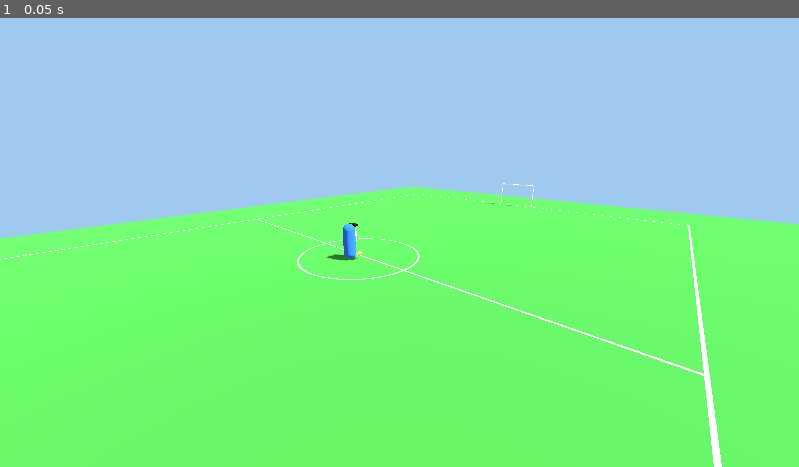
Above: before the commit, frame 1.
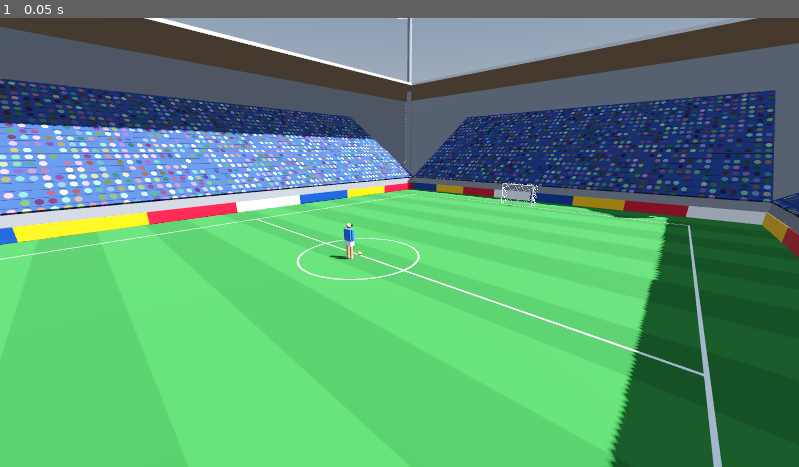
Above: after the commit, the same moment.

Repository: Nachiket115/footyiq
Game: Godot game, scene res://sim/match_world.tscn
The game is run twice, just before and just after one commit, with the same random seed, the same clock (stepped at 60 frames per second) and the same inputs.
Inputs:
- Up to frame 1 (0.05 s): no input

The runs differ from the first frame. In frame 1, 86% of the frame differs, in the area x 0-100%, y 0-100%.

Commit message:
feat(sim): add stadium, sky lighting, striped grass, nets and blocky players

Diff:
--- a/config/tuning.json
+++ b/config/tuning.json
@@ -39,23 +39,63 @@
 		"loft_angle_deg": 20.0
 	},
 	"visual": {
-		"pitch_color": "#3a8f3a",
-		"pitch_margin": 6.0,
+		"pitch_color": "#2c7a2e",
+		"pitch_color_alt": "#246b27",
+		"mow_stripe_width": 2.5,
+		"pitch_margin": 30.0,
 		"line_color": "#f2f2f2",
 		"line_width": 0.1,
 		"line_height": 0.01,
 		"centre_circle_radius": 3.0,
 		"goal_color": "#ffffff",
+		"net_depth": 1.2,
+		"net_spacing": 0.12,
 		"ball_color": "#fff34d",
 		"team_colors": ["#2f6fde", "#d93a3a"],
 		"stripe_color": "#ffffff",
-		"stripe_size": [0.3, 0.5, 0.08],
-		"stripe_height": 1.1,
+		"stripe_size": [0.26, 0.3, 0.03],
 		"visor_color": "#111111",
-		"visor_size": [0.4, 0.1, 0.2],
-		"sky_color": "#9fc9ee",
-		"ambient_energy": 0.6,
-		"sun_angles_deg": [-55.0, 30.0]
+		"visor_size": [0.2, 0.07, 0.1],
+		"body": {
+			"torso_size": [0.46, 0.6, 0.24],
+			"torso_height": 1.2,
+			"shorts_size": [0.44, 0.24, 0.25],
+			"shorts_height": 0.8,
+			"shorts_color": "#f4f4f4",
+			"arm_size": [0.1, 0.55, 0.12],
+			"leg_radius": 0.08,
+			"leg_length": 0.72,
+			"leg_spacing": 0.12,
+			"head_radius": 0.12,
+			"skin_color": "#c98f6b"
+		},
+		"stadium": {
+			"gap": 4.0,
+			"depth": 14.0,
+			"height": 9.0,
+			"base_height": 1.6,
+			"wall_thickness": 0.3,
+			"roof_clearance": 4.0,
+			"roof_cover": 0.75,
+			"seat_color": "#27407a",
+			"seat_width": 0.55,
+			"row_depth": 0.8,
+			"occupancy": 0.85,
+			"concrete_color": "#8d9096",
+			"roof_color": "#d9dde2",
+			"board_height": 0.9,
+			"board_thickness": 0.1,
+			"board_panels": 8,
+			"board_colors": ["#0b3d91", "#f2f2f2", "#c8102e", "#f5b700"],
+			"mast_radius": 0.35,
+			"mast_height": 26.0,
+			"lamp_size": [4.0, 2.5, 0.6],
+			"lamp_color": "#fff6d8"
+		},
+		"ambient_energy": 0.8,
+		"sun_energy": 1.3,
+		"sun_angles_deg": [-55.0, 30.0],
+		"shadow_distance": 120.0
 	},
 	"debug": {
 		"spectator_pos": [-9.0, 5.0, 11.0],
--- a/project.godot
+++ b/project.godot
@@ -9,3 +9,7 @@
 [physics]
 
 common/physics_interpolation=true
+
+[rendering]
+
+anti_aliasing/quality/msaa_3d=2
--- a/sim/ball.gd
+++ b/sim/ball.gd
@@ -1,11 +1,8 @@
 extends MeshInstance3D
+
+const Meshes = preload("res://sim/meshes.gd")
 
 
 func _init(t: Dictionary) -> void:
-	var sphere := SphereMesh.new()
-	sphere.radius = t.ball.radius
-	sphere.height = t.ball.radius * 2.0
-	mesh = sphere
-	var material := StandardMaterial3D.new()
-	material.albedo_color = Color(t.visual.ball_color as String)
-	material_override = material
+	mesh = Meshes.sphere(t.ball.radius)
+	material_override = Meshes.flat(t.visual.ball_color, 0.35)
--- a/sim/match_world.gd
+++ b/sim/match_world.gd
@@ -6,7 +6,8 @@
 const Sim = preload("res://core/sim.gd")
 const InputMapper = preload("res://sim/input_mapper.gd")
 const PitchView = preload("res://sim/pitch_view.gd")
-const BallView = preload("res://sim/ball.gd")
+const StadiumView = preload("res://sim/stadium_view.gd")
+const BallView =preload("res://sim/ball.gd")
 const PlayerBody = preload("res://sim/player_body.gd")
 
 const TEMP_KICK_POWER := 0.5
@@ -38,6 +39,7 @@
 	state.players.append(player)
 
 	add_child(PitchView.new(state.pitch, t))
+	add_child(StadiumView.new(state.pitch, t))
 	ball_view = BallView.new(t)
 	add_child(ball_view)
 	for p in state.players:
--- /dev/null
+++ b/sim/meshes.gd
@@ -0,0 +1,56 @@
+extends RefCounted
+
+
+static func flat(color: String, roughness := 0.8) -> StandardMaterial3D:
+	var material := StandardMaterial3D.new()
+	material.albedo_color = Color(color)
+	material.roughness = roughness
+	return material
+
+
+static func shader(code: Shader, params: Dictionary) -> ShaderMaterial:
+	var material := ShaderMaterial.new()
+	material.shader = code
+	for key: String in params:
+		material.set_shader_parameter(key, params[key])
+	return material
+
+
+static func add(parent: Node3D, mesh: Mesh, material: Material, pos: Vector3) -> MeshInstance3D:
+	var instance := MeshInstance3D.new()
+	instance.mesh = mesh
+	instance.material_override = material
+	instance.position = pos
+	parent.add_child(instance)
+	return instance
+
+
+static func box(size: Vector3) -> BoxMesh:
+	var mesh := BoxMesh.new()
+	mesh.size = size
+	return mesh
+
+
+static func cylinder(radius: float, height: float) -> CylinderMesh:
+	var mesh := CylinderMesh.new()
+	mesh.top_radius = radius
+	mesh.bottom_radius = radius
+	mesh.height = height
+	return mesh
+
+
+static func sphere(radius: float) -> SphereMesh:
+	var mesh := SphereMesh.new()
+	mesh.radius = radius
+	mesh.height = radius * 2.0
+	return mesh
+
+
+static func quad(size: Vector2) -> QuadMesh:
+	var mesh := QuadMesh.new()
+	mesh.size = size
+	return mesh
+
+
+static func vec3(values: Array) -> Vector3:
+	return Vector3(values[0], values[1], values[2])
--- a/sim/pitch_view.gd
+++ b/sim/pitch_view.gd
@@ -1,4 +1,8 @@
 extends Node3D
+
+const Meshes = preload("res://sim/meshes.gd")
+const GRASS_SHADER = preload("res://sim/shaders/grass.gdshader")
+const NET_SHADER = preload("res://sim/shaders/net.gdshader")
 
 
 func _init(pitch: Dictionary, t: Dictionary) -> void:
@@ -7,68 +11,76 @@
 	var width: float = pitch.width
 	var line_w: float = v.line_width
 	var line_h: float = v.line_height
-	var line_color := Color(v.line_color as String)
+	var line := Meshes.flat(v.line_color)
 
 	var ground := PlaneMesh.new()
 	ground.size = Vector2(length + v.pitch_margin * 2.0, width + v.pitch_margin * 2.0)
-	_add(ground, Color(v.pitch_color as String), Vector3.ZERO)
+	var grass := Meshes.shader(GRASS_SHADER, {
+		"color_a": Color(v.pitch_color as String),
+		"color_b": Color(v.pitch_color_alt as String),
+		"stripe_width": v.mow_stripe_width,
+	})
+	Meshes.add(self, ground, grass, Vector3.ZERO)
 
 	for side in [-1.0, 1.0]:
-		_add(_box(Vector3(length + line_w, line_h, line_w)), line_color, Vector3(0.0, line_h * 0.5, side * width * 0.5))
-		_add(_box(Vector3(line_w, line_h, width + line_w)), line_color, Vector3(side * length * 0.5, line_h * 0.5, 0.0))
-	_add(_box(Vector3(line_w, line_h, width)), line_color, Vector3(0.0, line_h * 0.5, 0.0))
+		Meshes.add(self, Meshes.box(Vector3(length + line_w, line_h, line_w)), line, Vector3(0.0, line_h * 0.5, side * width * 0.5))
+		Meshes.add(self, Meshes.box(Vector3(line_w, line_h, width + line_w)), line, Vector3(side * length * 0.5, line_h * 0.5, 0.0))
+	Meshes.add(self, Meshes.box(Vector3(line_w, line_h, width)), line, Vector3(0.0, line_h * 0.5, 0.0))
 
 	var circle := TorusMesh.new()
 	circle.inner_radius = v.centre_circle_radius - line_w * 0.5
 	circle.outer_radius = v.centre_circle_radius + line_w * 0.5
-	_add(circle, line_color, Vector3(0.0, line_h * 0.5, 0.0)).scale.y = line_h / line_w
+	Meshes.add(self, circle, line, Vector3(0.0, line_h * 0.5, 0.0)).scale.y = line_h / line_w
 
 	var goal_w: float = pitch.get("goal_width", 0.0)
 	if goal_w > 0.0:
-		var goal_color := Color(v.goal_color as String)
-		var goal_h: float = t.goal.height
 		for side in [-1.0, 1.0]:
-			var goal_x: float = side * length * 0.5
-			for post_side in [-1.0, 1.0]:
-				_add(_cylinder(t.goal.post_radius, goal_h), goal_color, Vector3(goal_x, goal_h * 0.5, post_side * goal_w * 0.5))
-			_add(_cylinder(t.goal.post_radius, goal_w), goal_color, Vector3(goal_x, goal_h, 0.0)).rotation.x = PI * 0.5
+			_add_goal(side, side * length * 0.5, goal_w, t)
+	_add_lighting(v)
 
+
+func _add_goal(side: float, goal_x: float, goal_w: float, t: Dictionary) -> void:
+	var v: Dictionary = t.visual
+	var goal_h: float = t.goal.height
+	var radius: float = t.goal.post_radius
+	var depth: float = v.net_depth
+	var frame := Meshes.flat(v.goal_color, 0.4)
+	for post_side in [-1.0, 1.0]:
+		Meshes.add(self, Meshes.cylinder(radius, goal_h), frame, Vector3(goal_x, goal_h * 0.5, post_side * goal_w * 0.5))
+	Meshes.add(self, Meshes.cylinder(radius, goal_w), frame, Vector3(goal_x, goal_h, 0.0)).rotation.x = PI * 0.5
+
+	var net := Meshes.shader(NET_SHADER, {"color": Color(v.goal_color as String)})
+	var mid_x := goal_x + side * depth * 0.5
+	_add_net(Vector2(goal_w, goal_h), net, Vector3(goal_x + side * depth, goal_h * 0.5, 0.0), v).rotation.y = PI * 0.5
+	_add_net(Vector2(depth, goal_w), net, Vector3(mid_x, goal_h, 0.0), v).rotation.x = -PI * 0.5
+	for net_side in [-1.0, 1.0]:
+		_add_net(Vector2(depth, goal_h), net, Vector3(mid_x, goal_h * 0.5, net_side * goal_w * 0.5), v)
+
+
+func _add_net(size: Vector2, material: Material, pos: Vector3, v: Dictionary) -> MeshInstance3D:
+	var panel := Meshes.add(self, Meshes.quad(size), material, pos)
+	panel.set_instance_shader_parameter("cells", size / v.net_spacing)
+	panel.cast_shadow = GeometryInstance3D.SHADOW_CASTING_SETTING_OFF
+	return panel
+
+
+func _add_lighting(v: Dictionary) -> void:
+	var sky := Sky.new()
+	sky.sky_material = ProceduralSkyMaterial.new()
 	var env := Environment.new()
-	env.background_mode = Environment.BG_COLOR
-	env.background_color = Color(v.sky_color as String)
-	env.ambient_light_source = Environment.AMBIENT_SOURCE_COLOR
-	env.ambient_light_color = Color.WHITE
+	env.background_mode = Environment.BG_SKY
+	env.sky = sky
+	env.ambient_light_source = Environment.AMBIENT_SOURCE_SKY
 	env.ambient_light_energy = v.ambient_energy
+	env.tonemap_mode = Environment.TONE_MAPPER_FILMIC
+	env.ssao_enabled = true
 	var world_env := WorldEnvironment.new()
 	world_env.environment = env
 	add_child(world_env)
 
 	var sun := DirectionalLight3D.new()
 	sun.rotation_degrees = Vector3(v.sun_angles_deg[0], v.sun_angles_deg[1], 0.0)
+	sun.light_energy = v.sun_energy
 	sun.shadow_enabled = true
+	sun.directional_shadow_max_distance = v.shadow_distance
 	add_child(sun)
-
-
-func _add(mesh: Mesh, color: Color, pos: Vector3) -> MeshInstance3D:
-	var material := StandardMaterial3D.new()
-	material.albedo_color = color
-	var instance := MeshInstance3D.new()
-	instance.mesh = mesh
-	instance.material_override = material
-	instance.position = pos
-	add_child(instance)
-	return instance
-
-
-func _box(size: Vector3) -> BoxMesh:
-	var box := BoxMesh.new()
-	box.size = size
-	return box
-
-
-func _cylinder(radius: float, height: float) -> CylinderMesh:
-	var cylinder := CylinderMesh.new()
-	cylinder.top_radius = radius
-	cylinder.bottom_radius = radius
-	cylinder.height = height
-	return cylinder
--- a/sim/player_body.gd
+++ b/sim/player_body.gd
@@ -1,40 +1,34 @@
 extends Node3D
 
 const WorldState = preload("res://core/world_state.gd")
+const Meshes = preload("res://sim/meshes.gd")
 
 var head := Node3D.new()
 
 
 func _init(player: WorldState.PlayerState, t: Dictionary) -> void:
 	var v: Dictionary = t.visual
-	var p: Dictionary = t.player
-	var capsule := CapsuleMesh.new()
-	capsule.radius = p.radius
-	capsule.height = p.height
-	_add(self, capsule, v.team_colors[player.team], Vector3(0.0, p.height * 0.5, 0.0))
-	_add(self, _box(v.stripe_size), v.stripe_color, Vector3(0.0, v.stripe_height, -p.radius))
-	head.position.y = p.eye_height
+	var b: Dictionary = v.body
+	var shirt := Meshes.flat(v.team_colors[player.team])
+	var shorts := Meshes.flat(b.shorts_color)
+	var skin := Meshes.flat(b.skin_color)
+	var torso := Meshes.vec3(b.torso_size)
+	var arm := Meshes.vec3(b.arm_size)
+
+	Meshes.add(self, Meshes.box(torso), shirt, Vector3(0.0, b.torso_height, 0.0))
+	Meshes.add(self, Meshes.box(Meshes.vec3(b.shorts_size)), shorts, Vector3(0.0, b.shorts_height, 0.0))
+	Meshes.add(self, Meshes.box(Meshes.vec3(v.stripe_size)), Meshes.flat(v.stripe_color), Vector3(0.0, b.torso_height, -torso.z * 0.5))
+	for side in [-1.0, 1.0]:
+		Meshes.add(self, Meshes.cylinder(b.leg_radius, b.leg_length), skin, Vector3(side * b.leg_spacing, b.leg_length * 0.5, 0.0))
+		Meshes.add(self, Meshes.box(arm), shirt, Vector3(side * (torso.x + arm.x) * 0.5, b.torso_height + (torso.y - arm.y) * 0.5, 0.0))
+
+	head.position.y = t.player.eye_height
 	add_child(head)
-	_add(head, _box(v.visor_size), v.visor_color, Vector3(0.0, 0.0, -p.radius))
+	Meshes.add(head, Meshes.sphere(b.head_radius), skin, Vector3.ZERO)
+	Meshes.add(head, Meshes.box(Meshes.vec3(v.visor_size)), Meshes.flat(v.visor_color, 0.2), Vector3(0.0, 0.0, -b.head_radius))
 
 
 func sync(player: WorldState.PlayerState) -> void:
 	position = Vector3(player.pos.x, 0.0, player.pos.y)
 	rotation.y = -player.body_yaw - PI * 0.5
 	head.rotation = Vector3(player.head_pitch, -player.head_yaw, 0.0)
-
-
-func _add(parent: Node3D, mesh: Mesh, color: String, pos: Vector3) -> void:
-	var material := StandardMaterial3D.new()
-	material.albedo_color = Color(color)
-	var instance := MeshInstance3D.new()
-	instance.mesh = mesh
-	instance.material_override = material
-	instance.position = pos
-	parent.add_child(instance)
-
-
-func _box(size: Array) -> BoxMesh:
-	var box := BoxMesh.new()
-	box.size = Vector3(size[0], size[1], size[2])
-	return box
--- /dev/null
+++ b/sim/shaders/crowd.gdshader
@@ -0,0 +1,29 @@
+shader_type spatial;
+
+uniform vec3 seat_color : source_color;
+uniform float seat_width = 0.55;
+uniform float row_depth = 0.8;
+uniform float occupancy = 0.85;
+
+varying vec3 local_pos;
+
+float hash(vec2 p) {
+	return fract(sin(dot(p, vec2(127.1, 311.7))) * 43758.5453);
+}
+
+void vertex() {
+	local_pos = VERTEX;
+}
+
+void fragment() {
+	vec2 grid = vec2(local_pos.x / seat_width, local_pos.z / row_depth);
+	vec2 cell = floor(grid);
+	vec2 f = fract(grid);
+	float seated = step(hash(cell), occupancy);
+	vec3 hue = 0.5 + 0.5 * cos(6.28318 * (hash(cell + 17.0) + vec3(0.0, 0.33, 0.67)));
+	vec3 shirt = mix(vec3(hash(cell + 5.0)), hue, 0.35) * 0.75;
+	float person = 1.0 - smoothstep(0.28, 0.38, length(f - vec2(0.5, 0.55)));
+	float riser = smoothstep(0.0, 0.12, f.y);
+	ALBEDO = mix(seat_color * mix(0.6, 1.0, riser), shirt, seated * person);
+	ROUGHNESS = 0.9;
+}
--- /dev/null
+++ b/sim/shaders/grass.gdshader
@@ -0,0 +1,19 @@
+shader_type spatial;
+
+uniform vec3 color_a : source_color;
+uniform vec3 color_b : source_color;
+uniform float stripe_width = 2.5;
+
+varying vec3 world_pos;
+
+void vertex() {
+	world_pos = (MODEL_MATRIX * vec4(VERTEX, 1.0)).xyz;
+}
+
+void fragment() {
+	float u = world_pos.x / (stripe_width * 2.0);
+	float wave = abs(fract(u) * 2.0 - 1.0);
+	float edge = fwidth(u) * 2.0;
+	ALBEDO = mix(color_a, color_b, smoothstep(0.5 - edge, 0.5 + edge, wave));
+	ROUGHNESS = 0.95;
+}
--- /dev/null
+++ b/sim/shaders/net.gdshader
@@ -0,0 +1,13 @@
+shader_type spatial;
+render_mode cull_disabled;
+
+uniform vec3 color : source_color = vec3(1.0);
+uniform float thickness = 0.12;
+instance uniform vec2 cells = vec2(10.0, 10.0);
+
+void fragment() {
+	vec2 f = fract(UV * cells);
+	ALBEDO = color;
+	ALPHA = max(step(f.x, thickness), step(f.y, thickness));
+	ALPHA_SCISSOR_THRESHOLD = 0.5;
+}
--- /dev/null
+++ b/sim/stadium_view.gd
@@ -0,0 +1,56 @@
+extends Node3D
+
+const Meshes = preload("res://sim/meshes.gd")
+const CROWD_SHADER = preload("res://sim/shaders/crowd.gdshader")
+
+
+func _init(pitch: Dictionary, t: Dictionary) -> void:
+	var s: Dictionary = t.visual.stadium
+	var half_l: float = pitch.length * 0.5 + s.gap
+	var half_w: float = pitch.width * 0.5 + s.gap
+	var crowd := Meshes.shader(CROWD_SHADER, {
+		"seat_color": Color(s.seat_color as String),
+		"seat_width": s.seat_width,
+		"row_depth": s.row_depth,
+		"occupancy": s.occupancy,
+	})
+	for i in 4:
+		var along_x := i % 2 == 0
+		var stand := Node3D.new()
+		stand.rotation.y = i * PI * 0.5
+		add_child(stand)
+		_build_stand(stand, (half_l if along_x else half_w) * 2.0, half_w if along_x else half_l, s, crowd, i)
+
+	var mast := Meshes.flat(s.concrete_color)
+	var lamp := Meshes.flat(s.lamp_color)
+	lamp.emission_enabled = true
+	lamp.emission = Color(s.lamp_color as String)
+	for x_side in [-1.0, 1.0]:
+		for z_side in [-1.0, 1.0]:
+			var base := Vector3(x_side * (half_l + s.depth * 0.5), 0.0, z_side * (half_w + s.depth * 0.5))
+			Meshes.add(self, Meshes.cylinder(s.mast_radius, s.mast_height), mast, base + Vector3.UP * s.mast_height * 0.5)
+			var head := Meshes.add(self, Meshes.box(Meshes.vec3(s.lamp_size)), lamp, base + Vector3.UP * s.mast_height)
+			head.look_at_from_position(head.position, Vector3.ZERO)
+
+
+func _build_stand(stand: Node3D, along: float, dist: float, s: Dictionary, crowd: Material, index: int) -> void:
+	var depth: float = s.depth
+	var rise: float = s.height
+	var base_h: float = s.base_height
+	var concrete := Meshes.flat(s.concrete_color)
+	var boards: Array = s.board_colors
+
+	Meshes.add(stand, Meshes.box(Vector3(along, base_h, s.wall_thickness)), concrete, Vector3(0.0, base_h * 0.5, dist + s.wall_thickness * 0.5))
+	var panel_w: float = along / s.board_panels
+	for p in int(s.board_panels):
+		var board := Meshes.flat(boards[(p + index) % boards.size()], 0.5)
+		var x: float = -along * 0.5 + panel_w * (p + 0.5)
+		Meshes.add(stand, Meshes.box(Vector3(panel_w, s.board_height, s.board_thickness)), board, Vector3(x, s.board_height * 0.5, dist - s.board_thickness * 0.5))
+
+	var slope := Meshes.add(stand, Meshes.box(Vector3(along, s.wall_thickness, Vector2(depth, rise).length())), crowd, Vector3(0.0, base_h + rise * 0.5, dist + depth * 0.5))
+	slope.rotation.x = -atan2(rise, depth)
+
+	var top: float = base_h + rise + s.roof_clearance
+	Meshes.add(stand, Meshes.box(Vector3(along + depth * 2.0, top, s.wall_thickness)), concrete, Vector3(0.0, top * 0.5, dist + depth))
+	var roof_depth: float = depth * s.roof_cover
+	Meshes.add(stand, Meshes.box(Vector3(along + depth * 2.0, s.wall_thickness, roof_depth)), Meshes.flat(s.roof_color, 0.5), Vector3(0.0, top, dist + depth - roof_depth * 0.5))
